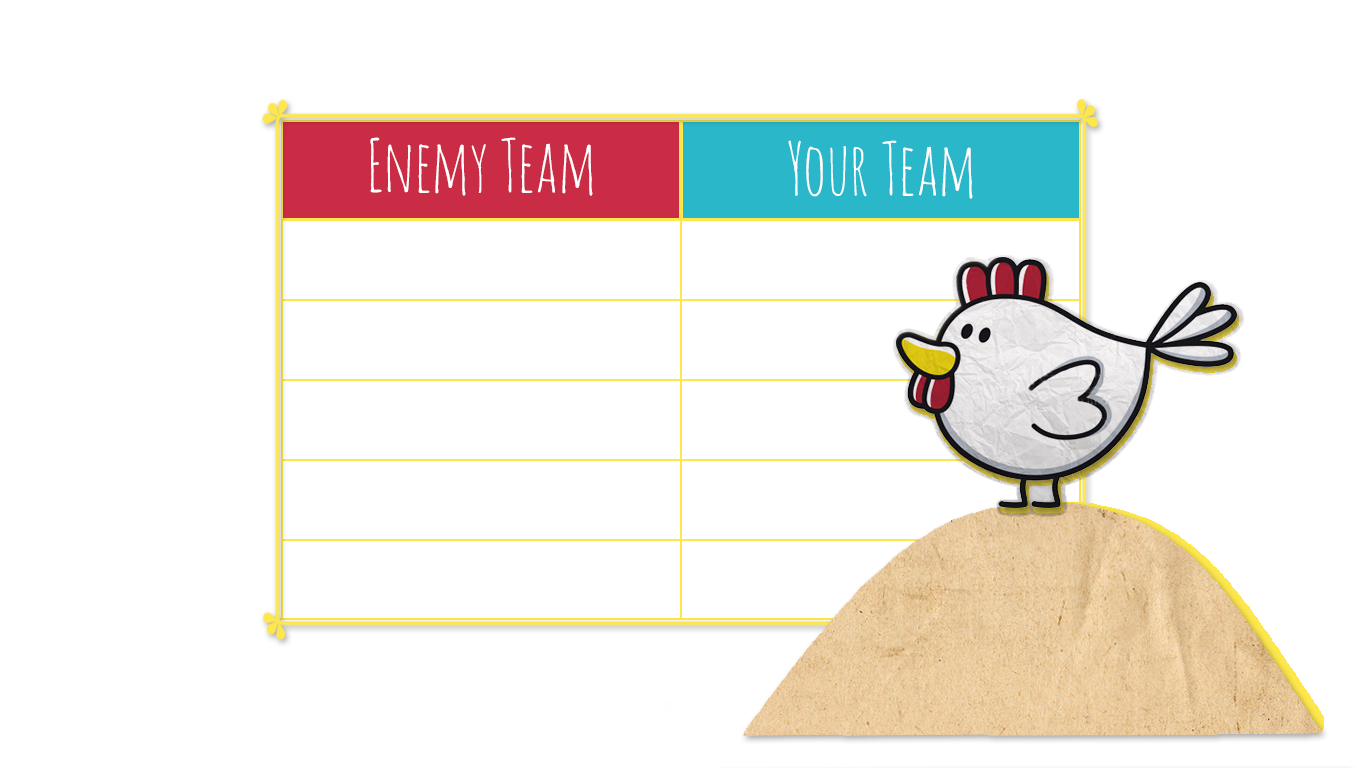
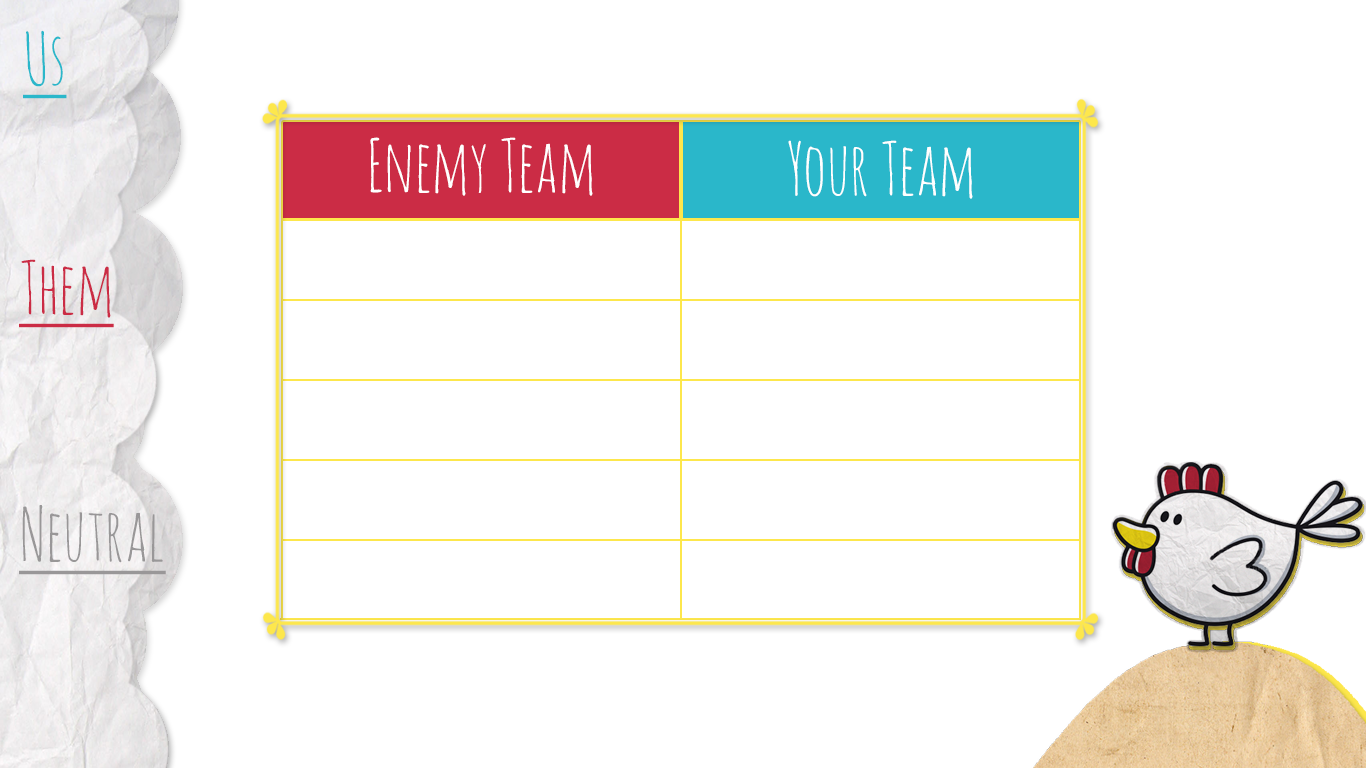
Layers edited between the first and the second 1366x768 image:
added layer "Neutral" above "Us" over left=19, top=505, right=166, bottom=575
added layer "Us" above "Them" over left=23, top=30, right=67, bottom=99
added layer "Them" above "Side Panel" over left=19, top=259, right=114, bottom=328
added group "Side Panel" with 2 layers above "Chicken" over left=0, top=0, right=184, bottom=768
added layer "6857918-paper-background" (multiply) in group "Side Panel" over left=0, top=0, right=184, bottom=768
added layer "Clouds" in group "Side Panel" over left=0, top=0, right=184, bottom=768
painted on "Chicken Shadow" over left=893, top=255, right=1366, bottom=653
painted on "Chicken" (2nd of 2, in "Chicken") over left=892, top=255, right=1366, bottom=653
painted on "Hill" over left=718, top=499, right=1366, bottom=768
